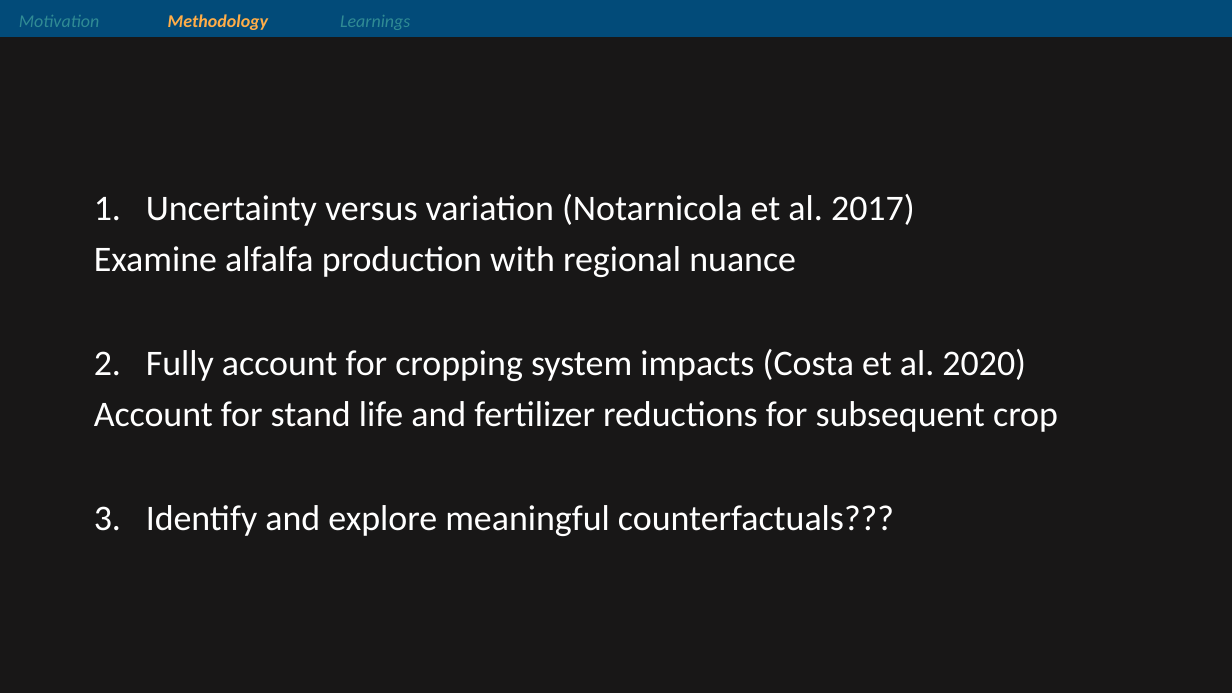
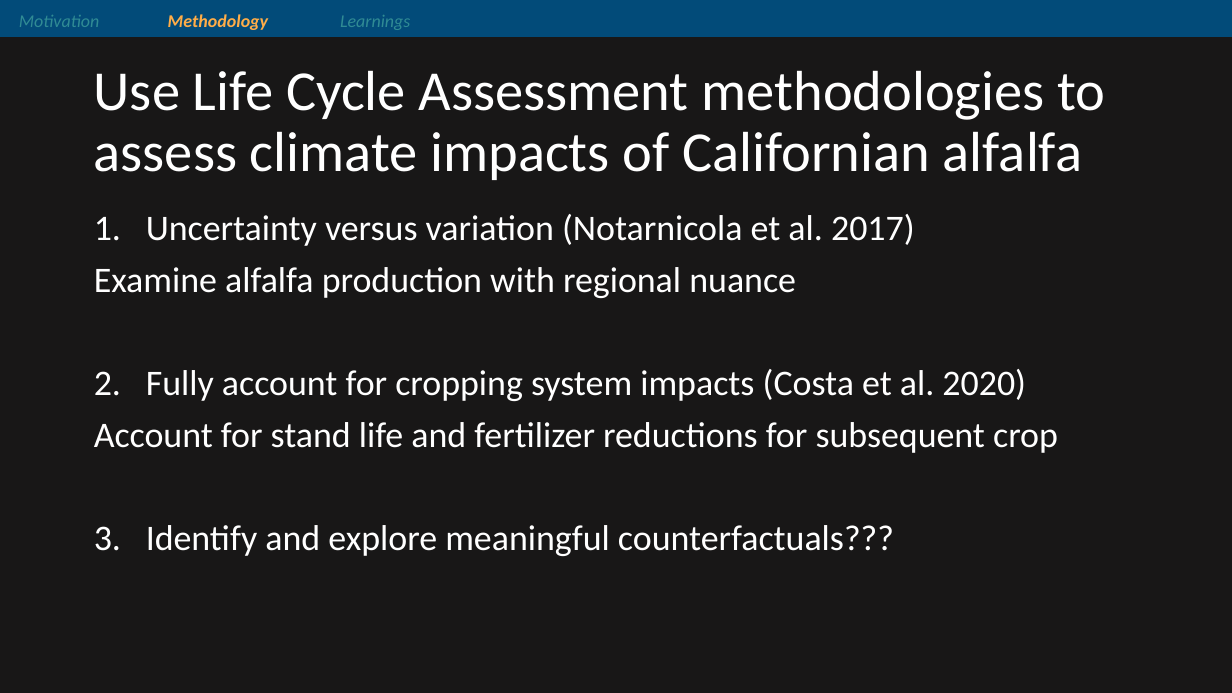
Before and after one commit to vanichols/alfalfa, a slide deck: slide 20 of pres/2023June-ISSTpres-v1.pptx (slide 18 before the commit). Drawn at 1232x693 pixels with LibreOffice and Linux fonts; fonts in the diff are those of the drawing. Boxes give left, top, right and bottom in pixels: in the first picture for what was removed or moved away, otherwise in the second. Text is boxed around its words. In the diff, an @@ line names an element or a change of style, - is before the commit and + after.

```diff
--- a/pres/2023June-ISSTpres-v1.pptx
+++ b/pres/2023June-ISSTpres-v1.pptx
@@ title added at [94, 70, 1105, 180], 44 pt, text #FFFFFF @@
+Use Life Cycle Assessment methodologies to assess climate impacts of Californian alfalfa
@@ text "Uncertainty versus variation (Notarnicola et ...": place and size @@
-text "Uncertainty versus variation (Notarnicola et ..." at [94, 194, 1058, 536]
+text "Uncertainty versus variation (Notarnicola et ..." at [94, 214, 1058, 556]
```
Also in this commit, not shown: 4 other slides changed, 10 slides added, 1 slide removed, 13 other files.
